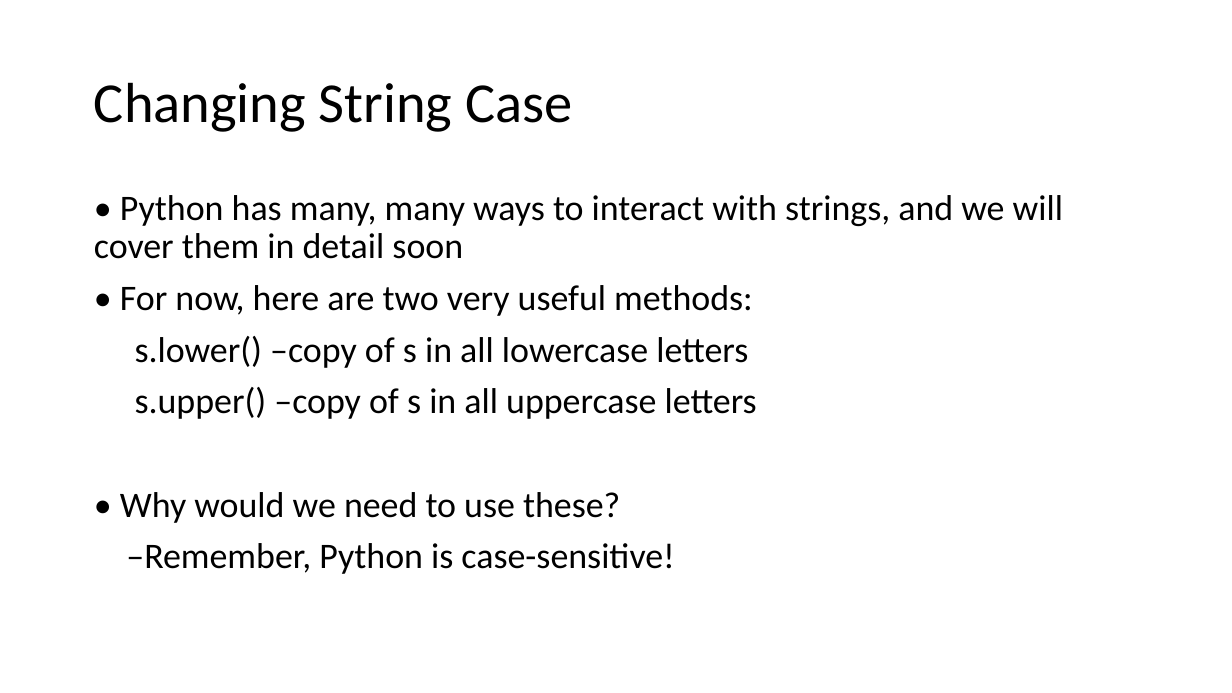
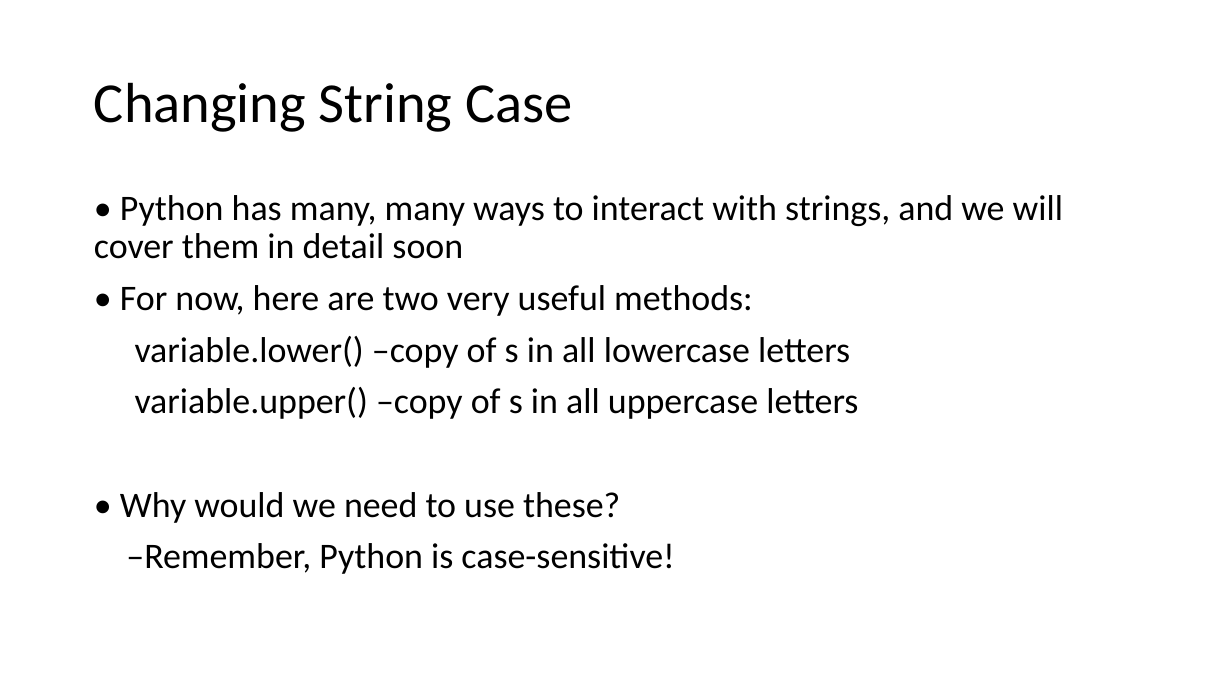
Before and after one commit to HKohin/Python-for-Upward-Bound-Program, a slide deck: slide 10 of PYTHON_9_Strings.pptx. Drawn at 1232x693 pixels with LibreOffice and Linux fonts; fonts in the diff are those of the drawing. Boxes give left, top, right and bottom in pixels: in the first picture for what was removed or moved away, otherwise in the second. Text is boxed around its words. In the diff, an @@ line names an element or a change of style, - is before the commit and + after.

```diff
--- a/PYTHON_9_Strings.pptx
+++ b/PYTHON_9_Strings.pptx
@@ text at (135,336,858,419): text changed @@
-s.lower() –copy of s in all lowercase letters
-s.upper() –copy of s in all uppercase letters
+variable.lower() –copy of s in all lowercase letters
+variable.upper() –copy of s in all uppercase letters
```
Also in this commit, not shown: 1 other slide changed.
